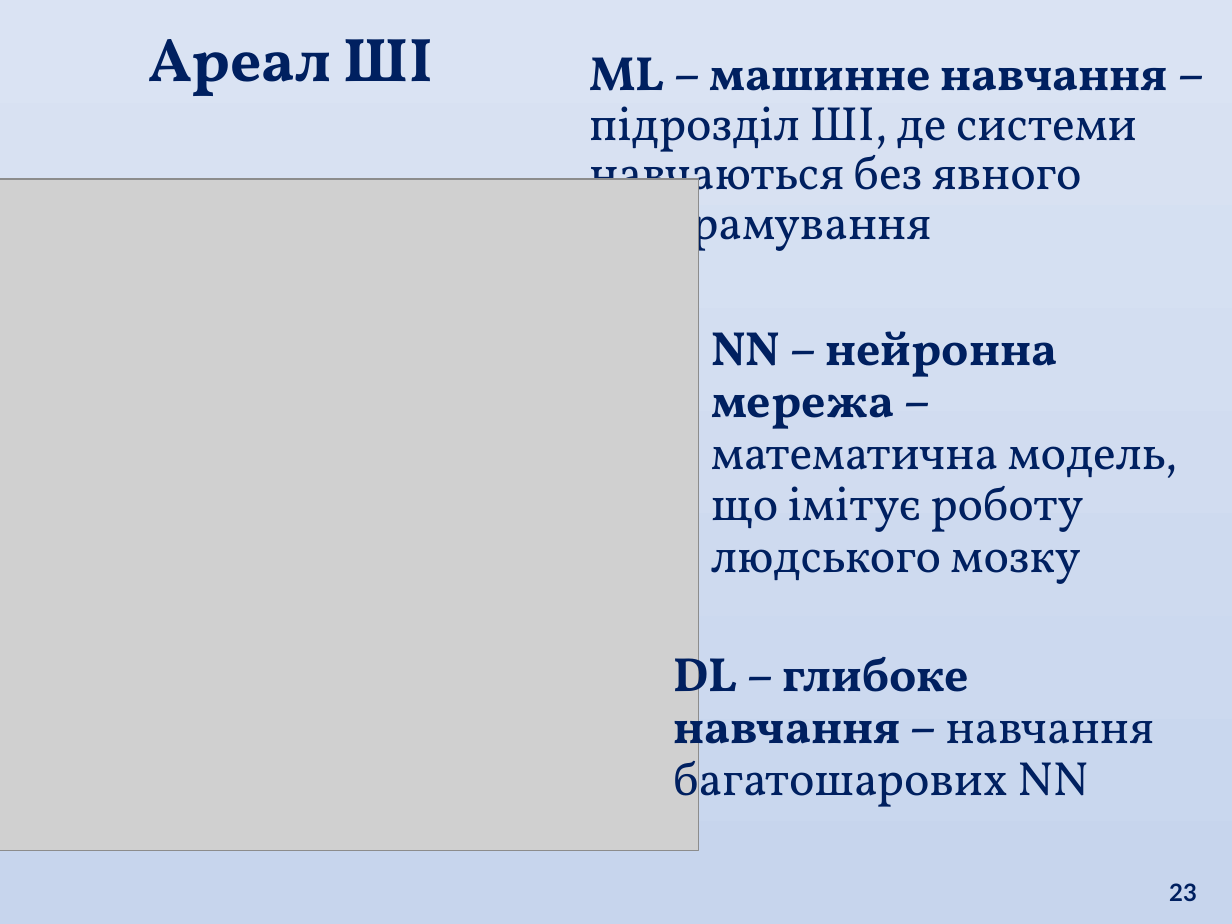
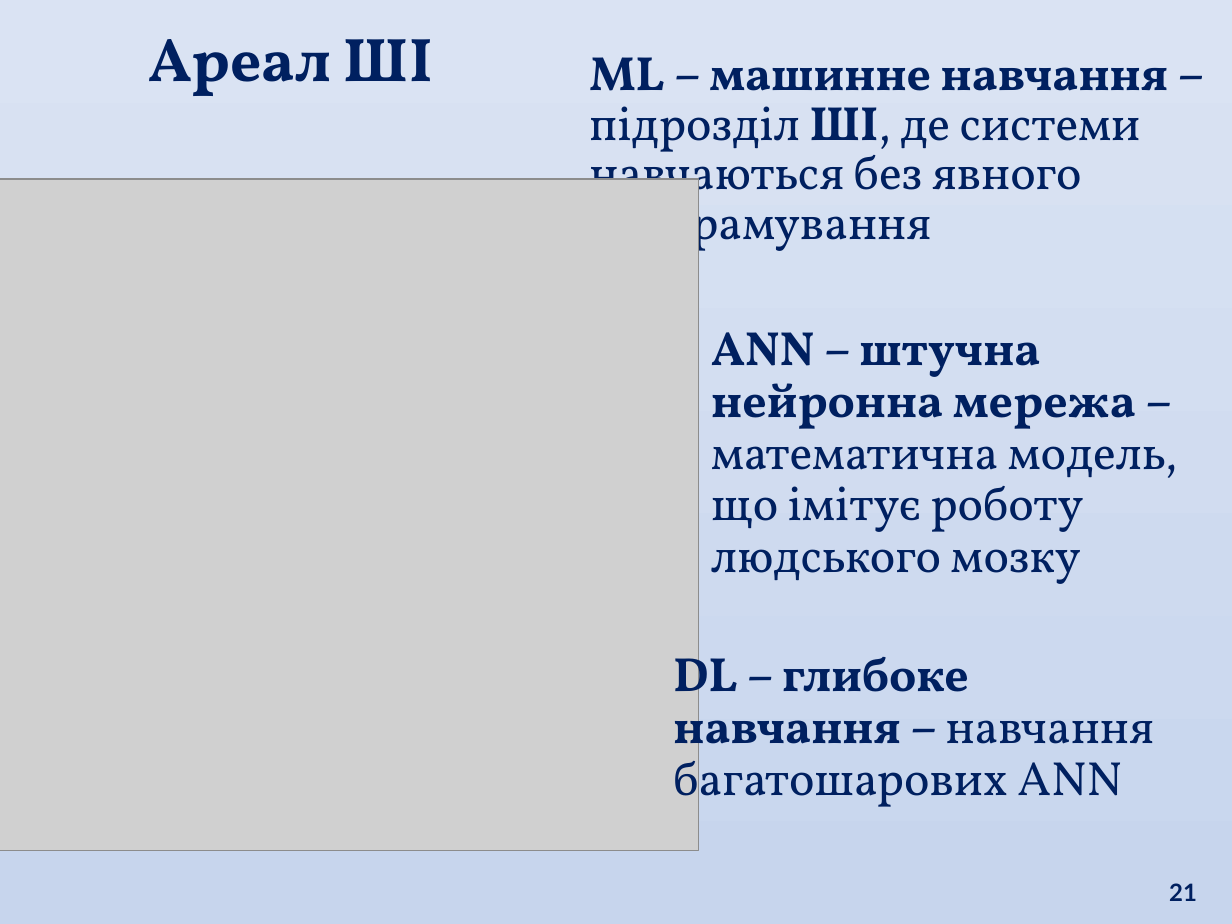
Before and after one commit to eabshkvprof/2024_AI_DL_Systems, a slide deck: slide 21 of Mod_01_/01_01_AI/Lec_01_01_git.pptx (slide 23 before the commit). Drawn at 1232x924 pixels with LibreOffice and Linux fonts; fonts in the diff are those of the drawing; grey boxes stand for pictures. Boxes give left, top, right and bottom in pixels: in the first picture for what was removed or moved away, otherwise in the second. Text is boxed around its words. In the diff, an @@ line names an element or a change of style, - is before the commit and + after.

```diff
--- a/Mod_01_/01_01_AI/Lec_01_01_git.pptx
+++ b/Mod_01_/01_01_AI/Lec_01_01_git.pptx
@@ text "ML – машинне навчання – ..." at [589,57,1168,261]: bold on in "ШІ," @@
@@ text at [711,332,1177,584]: text changed @@
-NN – нейронна мережа – математична модель, що імітує роботу людського мозку
+ANN – штучна нейронна мережа – математична модель, що імітує роботу людського мозку
@@ text at [673,645,1155,817]: text changed @@
-DL – глибоке навчання – навчання багатошарових NN
+DL – глибоке навчання – навчання багатошарових ANN
@@ page number at [1169,883,1197,901]: text changed @@
-23
+21
```
Also in this commit, not shown: 2 other slides changed, 2 slides removed, 6 other files.
